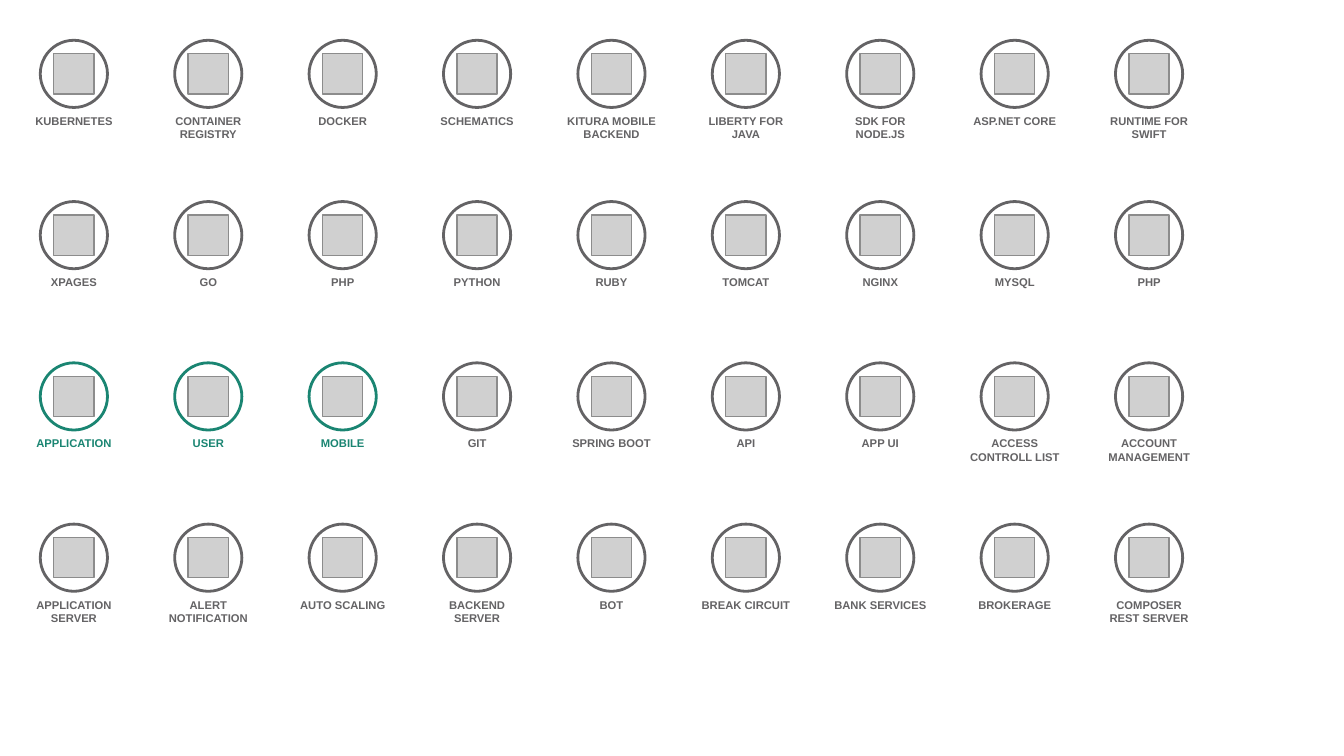
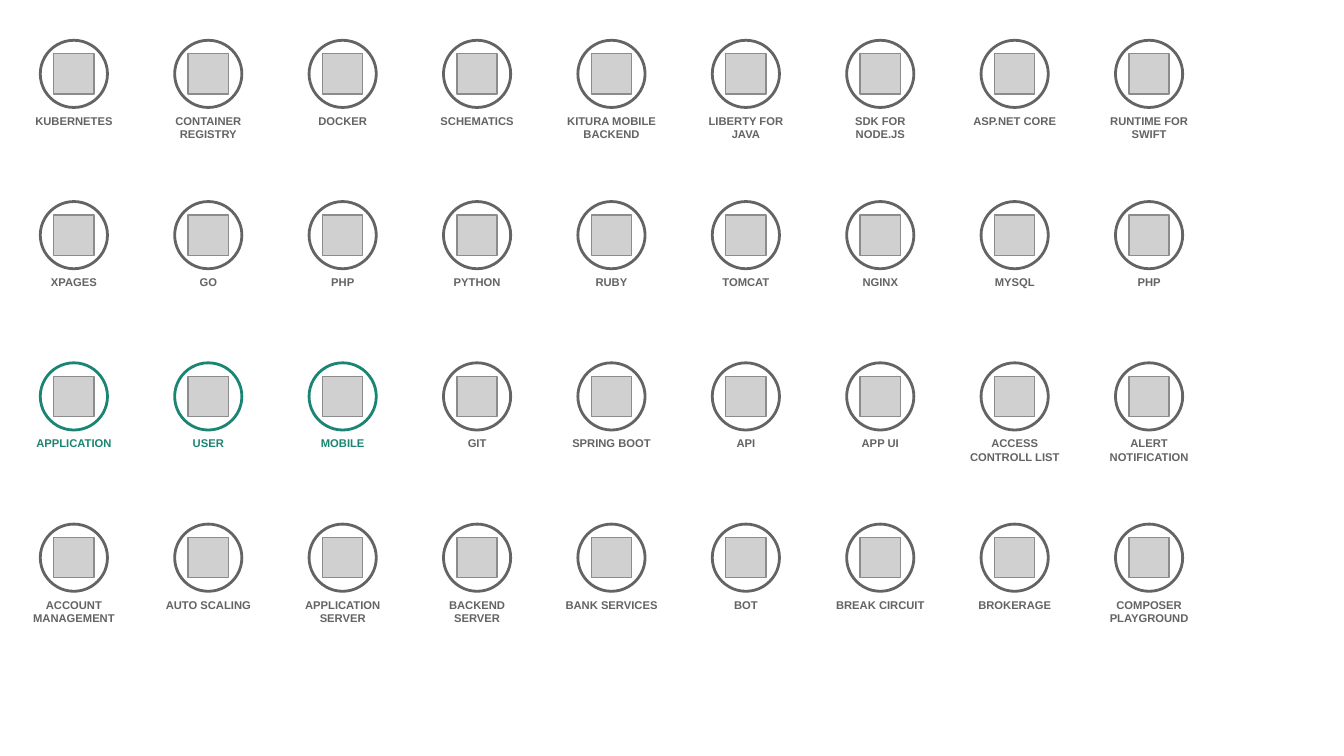
Before and after one commit to l2fprod/myarchitecture, a slide deck: slide 10 of mycatalog-architecture-diagram-template.pptx. Drawn at 1344x756 pixels with LibreOffice and Linux fonts; fonts in the diff are those of the drawing; grey boxes stand for pictures. Boxes give left, top, right and bottom in pixels: in the first picture for what was removed or moved away, otherwise in the second. Text is boxed around its words. In the diff, an @@ line names an element or a change of style, - is before the commit and + after.

```diff
--- a/mycatalog-architecture-diagram-template.pptx
+++ b/mycatalog-architecture-diagram-template.pptx
@@ text at (1110,439,1189,461): text changed @@
-ACCOUNT MANAGEMENT
+ALERT NOTIFICATION
@@ text "AUTO SCALING": place and size @@
-text "AUTO SCALING" at (300,601,385,609)
+text "AUTO SCALING" at (166,601,250,609)
@@ text "BANK SERVICES": place and size @@
-text "BANK SERVICES" at (834,601,926,609)
+text "BANK SERVICES" at (566,601,657,609)
@@ text "BOT": place and size @@
-text "BOT" at (600,601,624,609)
+text "BOT" at (734,601,758,609)
@@ text "BREAK CIRCUIT": place and size @@
-text "BREAK CIRCUIT" at (702,601,790,609)
+text "BREAK CIRCUIT" at (836,601,924,609)
@@ text at (33,601,115,622): text changed @@
-APPLICATION SERVER
+ACCOUNT MANAGEMENT
@@ text removed at (169,601,248,622) @@
-ALERT NOTIFICATION
@@ text added at (305,601,380,622), 6 pt, text #646365, bold @@
+APPLICATION SERVER
@@ text at (1110,601,1189,622): text changed @@
-COMPOSER REST SERVER
+COMPOSER PLAYGROUND
```
Also in this commit, not shown: 11 other slides changed, 1 slide added, 1 slide removed.
